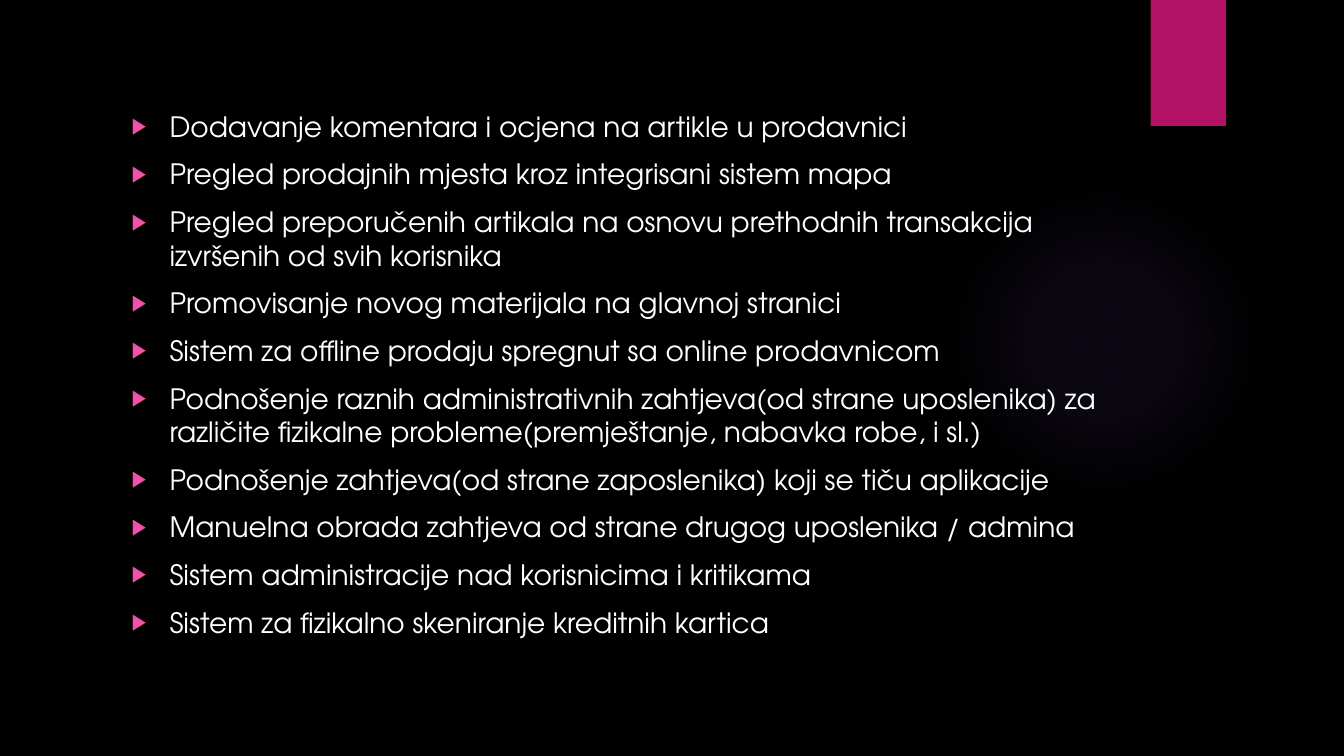
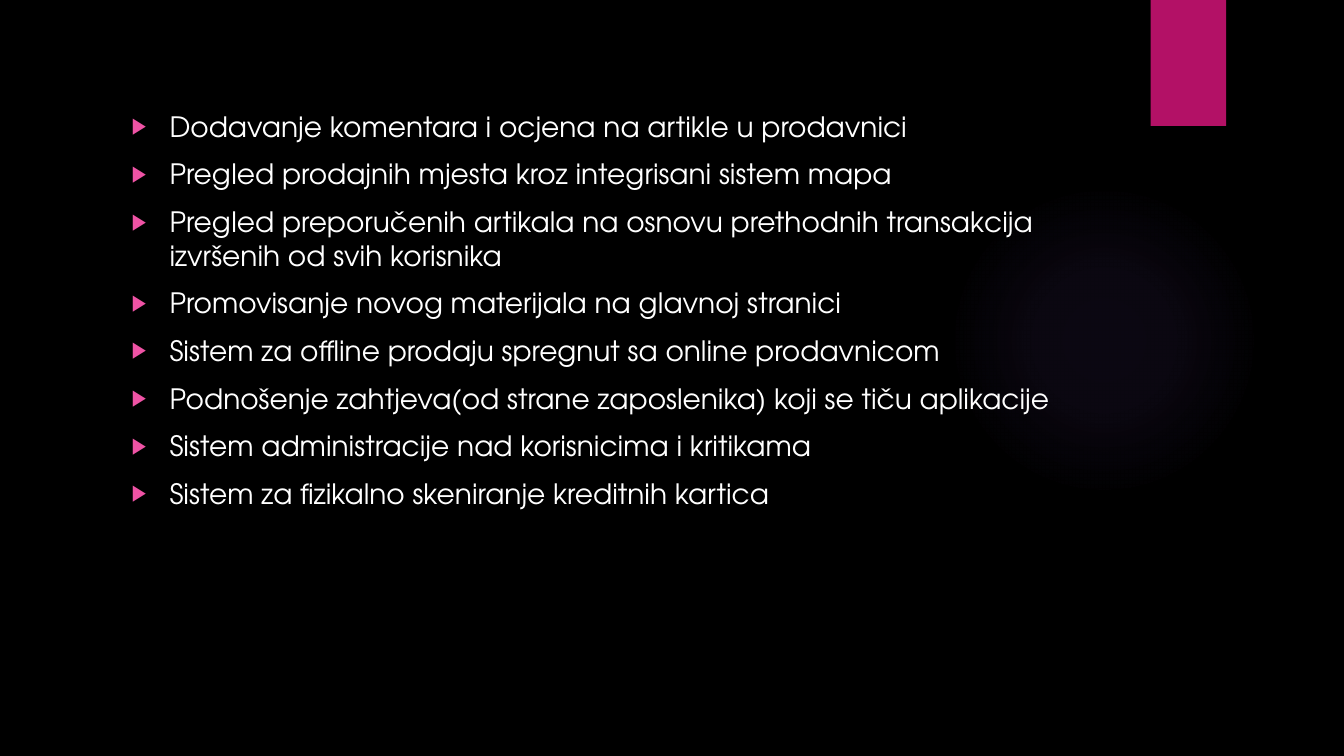
Before and after one commit to ooad-2016-2017/Tim19-PraiseTheSun, a slide deck: slide 4 of Game_Shop.pptx. Drawn at 1344x756 pixels with LibreOffice and Linux fonts; fonts in the diff are those of the drawing; background and template pictures are left out. Boxes give left, top, right and bottom in pixels: in the first picture for what was removed or moved away, otherwise in the second. Text is boxed around its words. In the diff, an @@ line names an element or a change of style, - is before the commit and + after.

```diff
--- a/Game_Shop.pptx
+++ b/Game_Shop.pptx
@@ text at bbox=[170, 388, 1096, 448]: paragraph removed @@
-▶ Podnošenje raznih administrativnih zahtjeva(od strane uposlenika) za različite fizikalne probleme(premještanje, nabavka robe, i sl.)
@@ text at bbox=[170, 516, 1075, 543]: paragraph removed @@
-▶ Manuelna obrada zahtjeva od strane drugog uposlenika / admina
```
Also in this commit, not shown: 7 other slides changed, 1 slide added.
